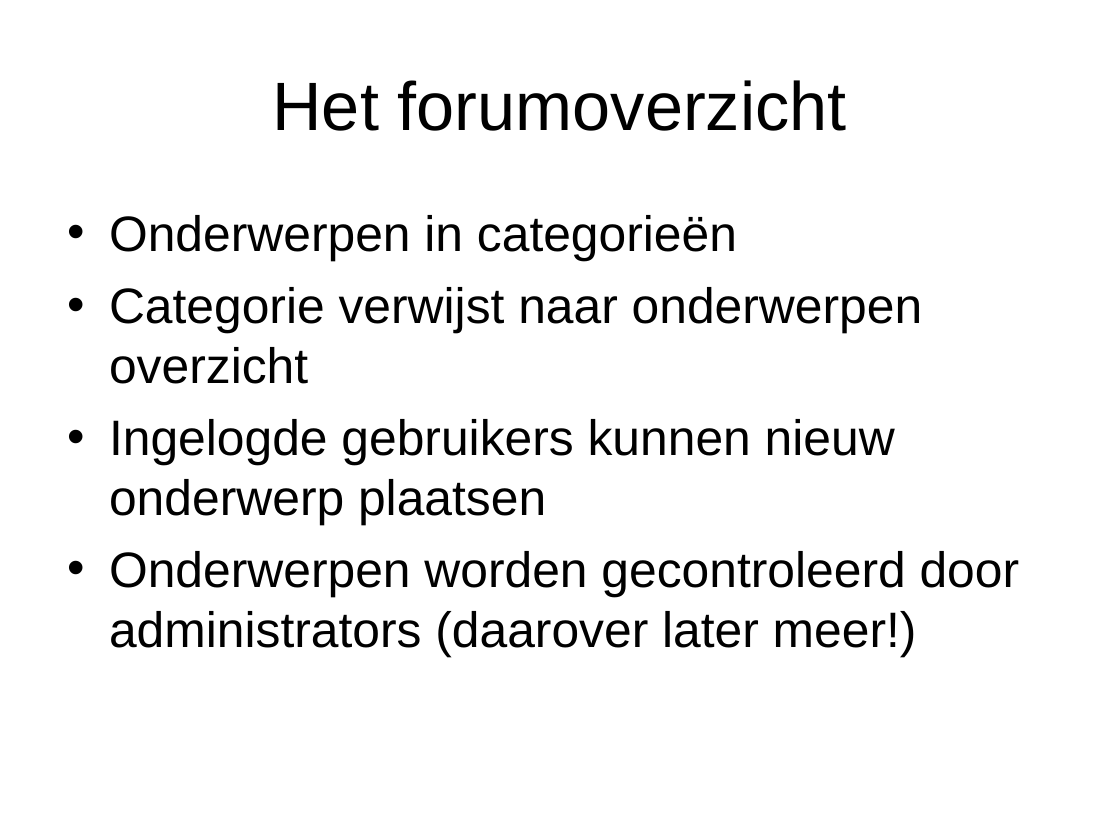
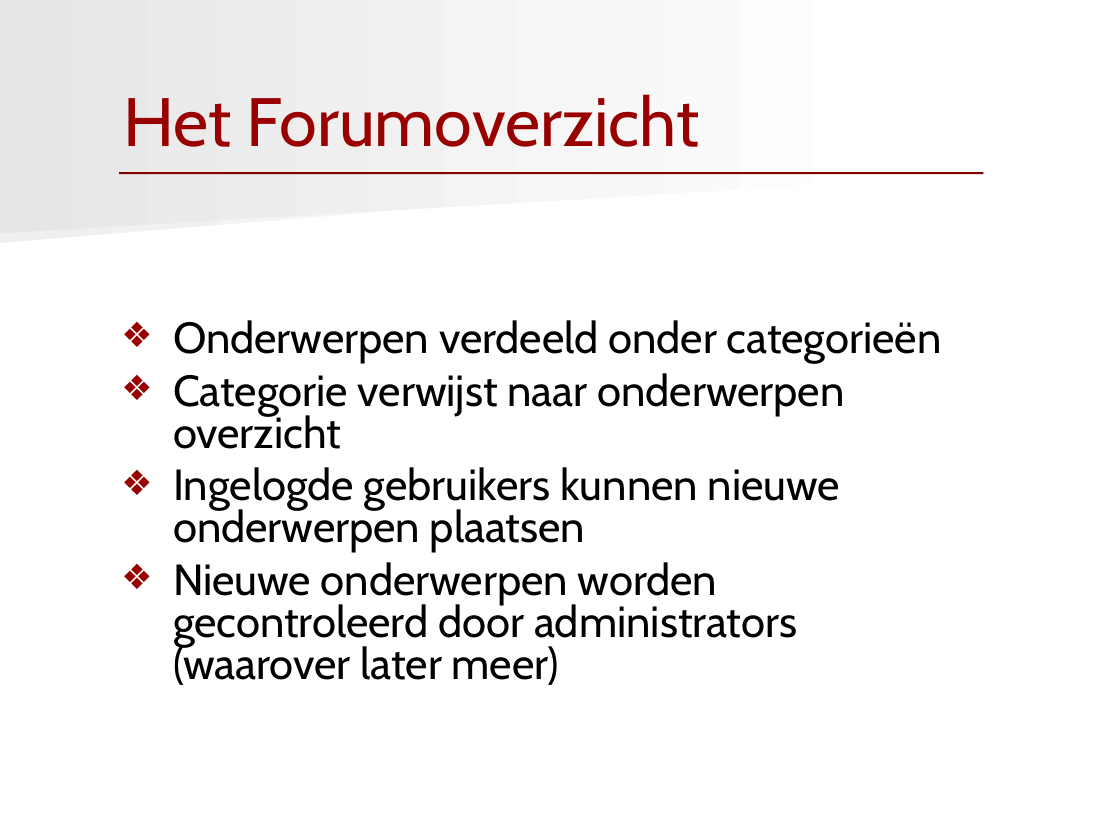
Before and after one commit to jroeting/RodaSupportForum, a slide deck: slide 8 of documents/RodaPresentatie.ppt. Drawn at 1120x840 pixels with LibreOffice and Linux fonts; fonts in the diff are those of the drawing. Boxes give left, top, right and bottom in pixels: in the first picture for what was removed or moved away, otherwise in the second. Text is boxed around its words. In the diff, an @@ line names an element or a change of style, - is before the commit and + after.

```diff
--- a/documents/RodaPresentatie.ppt
+++ b/documents/RodaPresentatie.ppt
@@ freeform shape added at bbox=[0, 0, 887, 233], fill gradient #FFFFFF to #E6E6E6 @@
@@ freeform shape added at bbox=[0, 113, 872, 242], fill gradient #FFFFFF to #EFEFEF @@
@@ title at bbox=[123, 94, 700, 147]: text changed; font Arial to Cabin; text colour #000000 to #990000 @@
-Het forumoverzicht
+Het Forumoverzicht
@@ line added from (119, 174) to (983, 174), #800000 1.25 pt @@
@@ text "Onderwerpen verdeeld onder categorieën": place and size @@
-text "Onderwerpen verdeeld onder categorieën" at bbox=[109, 215, 1020, 657]
+text "Onderwerpen verdeeld onder categorieën" at bbox=[173, 320, 942, 685]
@@ text at bbox=[173, 320, 942, 363]: text changed; size 32 to 28 pt; font Arial to Cabin @@
-• Onderwerpen in categorieën
+❖ Onderwerpen verdeeld onder categorieën
@@ text at bbox=[173, 373, 844, 449]: size 32 to 28 pt, font Arial to Cabin in "Categorie verwijst naar onderwerpen overzicht"; bullet • to ❖; line spacing 1 to 0.8; less space between paragraphs; bullet colour #000000 to #990000 @@
@@ text at bbox=[173, 467, 840, 685]: text changed; size 32 to 28 pt; font Arial to Cabin @@
-• Ingelogde gebruikers kunnen nieuw onderwerp plaatsen
-• Onderwerpen worden gecontroleerd door administrators (daarover later meer!)
+❖ Ingelogde gebruikers kunnen nieuwe
+  onderwerpen plaatsen
+❖ Nieuwe onderwerpen worden
+  gecontroleerd door administrators
+  (waarover later meer)
```
Also in this commit, not shown: 14 other slides changed, 1 other file.
